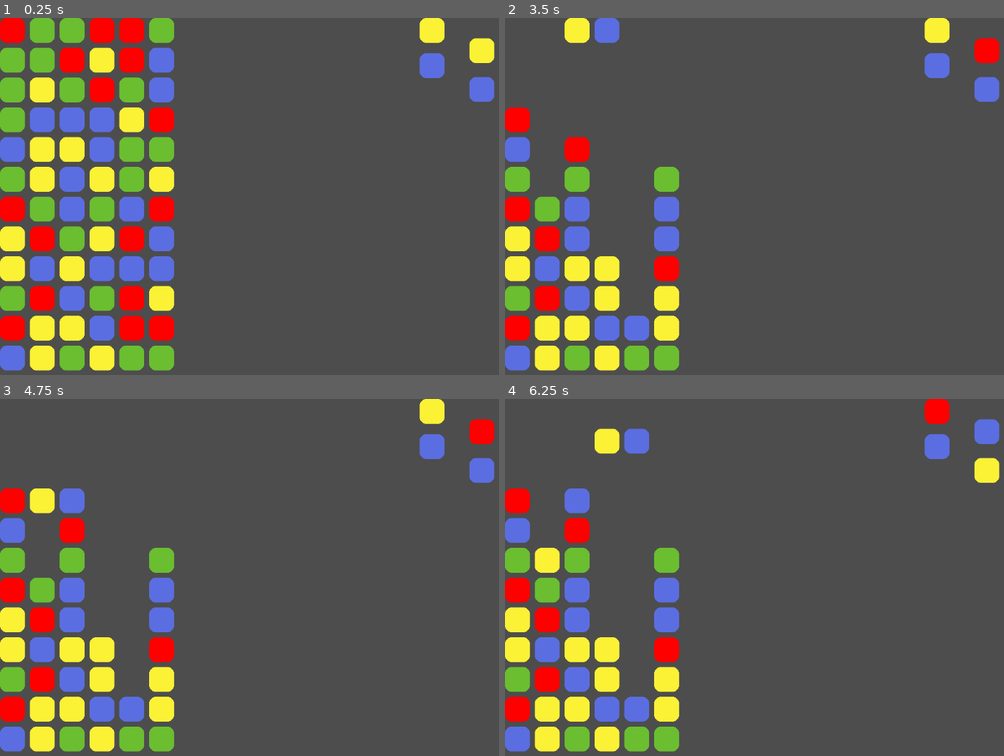
Above: before the commit, frames 1-4 (two rows, left to right).
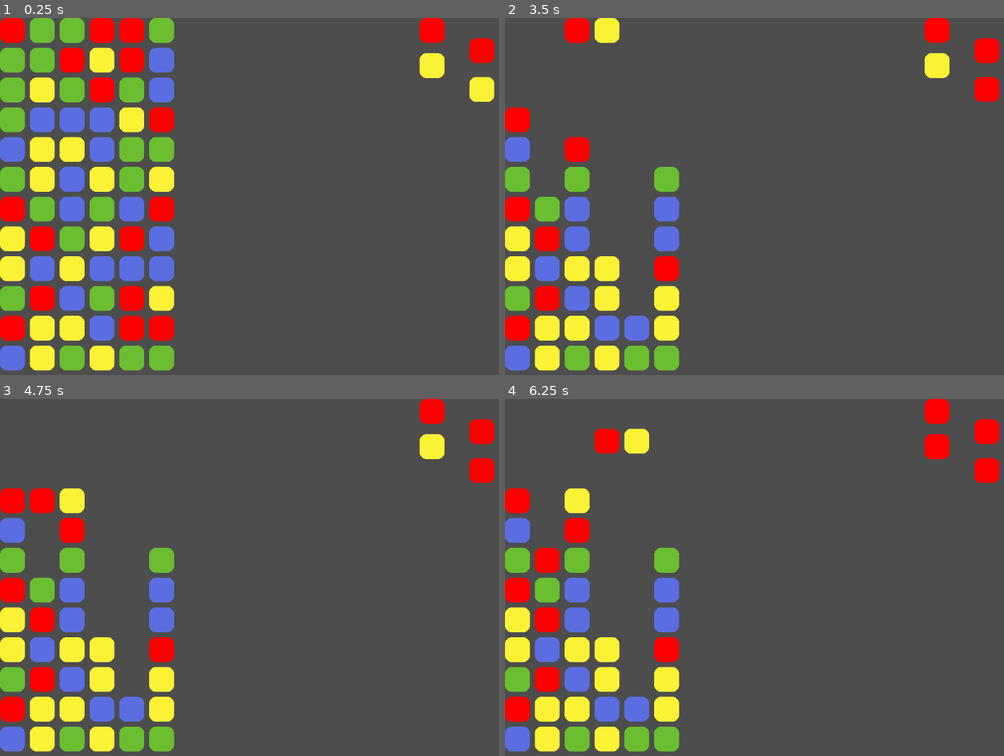
Above: after the commit, the same moments.

Repository: MarGamaDev/PuyoPuyoLike
Game: Godot game, scene res://testing scenes/box_testing_scene.tscn
The game is run twice, just before and just after one commit, with the same random seed, the same clock (stepped at 60 frames per second) and the same inputs.
Inputs:
- Up to frame 1 (0.25 s): no input
- Up to frame 2 (3.5 s): tap Enter at 0.5 s; hold D (puyo_right) 0.53-1.28 s; tap J (puyo_rotate) every 0.75 s from 0.6 to 2.85 s; hold S (puyo_down) 1.28-2.03 s; hold D (puyo_right) from 2.03 s (still down); tap Space at 2.75 s
- Up to frame 3 (4.75 s): release D (puyo_right) at 3.53 s; hold A (puyo_left) from 3.53 s (still down); tap J (puyo_rotate) at 3.6, 4.35 s
- Up to frame 4 (6.25 s): tap Enter at 5 s; release A (puyo_left) at 5.03 s; hold S (puyo_down) 5.03-5.78 s; tap J (puyo_rotate) at 5.1, 5.85 s; hold D (puyo_right) from 5.78 s (still down)

The runs differ from the first frame. In frame 1, 1.3% of the frame differs, in the area x 84-100%, y 0-24%; in frame 2, 1.7%; in frame 3, 1.7%; in frame 4, 2.4%, in the area x 5-100%, y 5-49%.
Error in both runs: Out of bounds get index '0' (on base: 'Array') (res://scripts/grid_manager.gd:57)

Commit message:
puyo pool basic system and connection to queue

Diff:
--- a/project.godot
+++ b/project.godot
@@ -14,6 +14,10 @@
 run/main_scene="uid://c6x4fp03itplm"
 config/features=PackedStringArray("4.4", "GL Compatibility")
 config/icon="res://icon.svg"
+
+[autoload]
+
+PlayerData="*res://scripts/player_data.gd"
 
 [display]
 
--- a/scripts/grid_manager.gd
+++ b/scripts/grid_manager.gd
@@ -316,8 +316,10 @@
 func fill_puyo_queue():
 	while puyo_queue.size() <= 2:
 		var new_puyos = [puyo_scene.instantiate(), puyo_scene.instantiate()]
-		new_puyos[0].set_type(randi_range(2,5))
-		new_puyos[1].set_type(randi_range(2,5))
+		#grab a random item from the puyopool
+		var puyo_types = PlayerData.get_puyo_pool().pick_random()
+		new_puyos[0].set_type(puyo_types[0])
+		new_puyos[1].set_type(puyo_types[1])
 		puyo_queue.append(new_puyos)
 		print("2 pairs away:",new_puyos[0].get_type(), " ", new_puyos[1].get_type())
 	#update visual puyos
--- /dev/null
+++ b/scripts/player_data.gd
@@ -0,0 +1,16 @@
+extends Node
+
+var puyo_pool : Array[Array] = []
+
+func _ready() -> void:
+	#adding all combos with blue, then green, e.c.t
+	for i in range(2, 6):
+		puyo_pool.append([2, i])
+	for i in range(3, 6):
+		puyo_pool.append([3, i])
+	for i in range(4, 6):
+		puyo_pool.append([4, i])
+	puyo_pool.append([5, 5])
+
+func get_puyo_pool() -> Array[Array]:
+	return puyo_pool
Not shown, added: scripts/player_data.gd.uid
